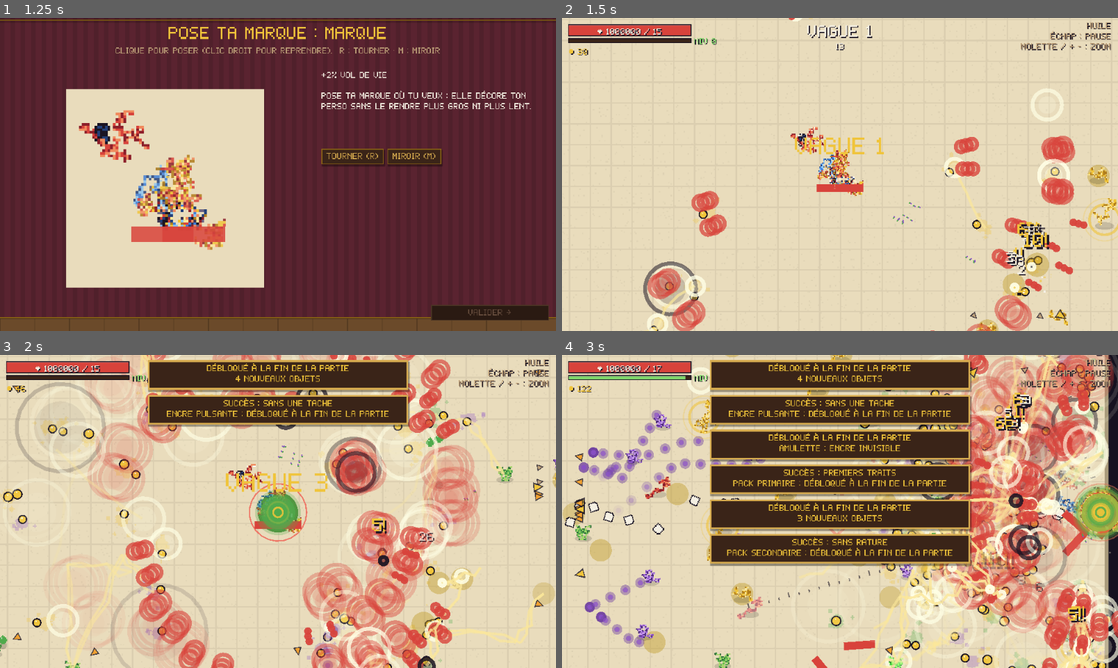
Above: before the commit, frames 1-4 (two rows, left to right).
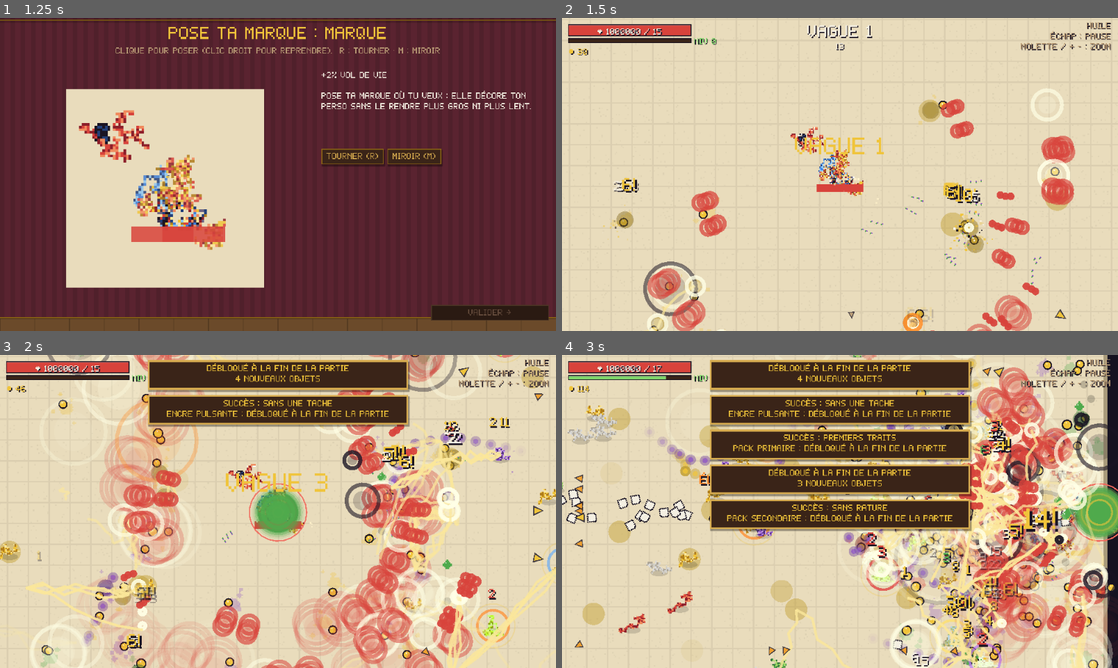
Above: after the commit, the same moments.

Repository: Vltbcq/VowelGame
Game: Godot game, scene res://tests/selftest.tscn
Same seed, same stepped clock (60 frames per second), same inputs: the game is played once before the commit and once after it. This scene is started directly instead of the project's main scene.
Inputs (mouse positions are in pixels of both pictures, inside the frame that each line leads up to):
- Up to frame 1 (1.25 s): tap Enter at 0.5 s; drag from (239, 187) to (333, 105) at 0.52 s
- Up to frame 2 (1.5 s): drag from (728, 190) to (812, 237) at 1.27 s
- Up to frame 3 (2 s): no input
- Up to frame 4 (3 s): move the mouse to (895, 442) at 2.02 s; hold D 2.03-2.75 s; tap P at 2.1 s; drag from (812, 574) to (673, 464) at 2.77 s

Frame 1 is identical in both runs. In frame 2, 5.5% of the frame differs, in the area x 7-100%, y 0-100%; in frame 3, 33%; in frame 4, 41%, in the area x 0-100%, y 0-100%.

Commit message:
Difficultés : tireurs qui anticipent, élites à pouvoirs, flaques, fureur des boss
- Aquarelle+ : Crachoir, Scinde, Éclaboussure et Craie visent là où tu vas
- Huile+ : chaque élite a un pouvoir (Bouclier, Rapide, Vampire, Explosive, Invocatrice),
  aura colorée + nom à l'apparition ; les ennemis tués laissent une flaque qui ralentit 3 s
- Chef-d'œuvre : sous 25 % de PV, les boss entrent en FUREUR (attaques +35 % plus fréquentes,
  +1/3 de projectiles dans les salves en cercle)
- Descriptions des difficultés et README ; test difftest

Co-Authored-By: Claude Opus 5.5 <noreply@anthropic.com>

Diff:
--- a/scripts/autoload/meta.gd
+++ b/scripts/autoload/meta.gd
@@ -11,9 +11,9 @@
 const DIFFICULTIES := [
 	{"name": "Esquisse", "desc": "Déjà pas facile.", "hp": 1.0, "dmg": 1.0, "spawn": 1.0, "reward": 1.0},
 	{"name": "Croquis", "desc": "Ennemis plus coriaces. Les élites arrivent.", "hp": 1.3, "dmg": 1.2, "spawn": 1.15, "reward": 1.3},
-	{"name": "Aquarelle", "desc": "Plus d'ennemis, plus rapides.", "hp": 1.7, "dmg": 1.45, "spawn": 1.3, "reward": 1.6},
-	{"name": "Huile", "desc": "Les ennemis frappent très fort.", "hp": 2.2, "dmg": 1.75, "spawn": 1.45, "reward": 2.0},
-	{"name": "Chef-d'œuvre", "desc": "Seuls les vrais artistes survivent.", "hp": 2.9, "dmg": 2.1, "spawn": 1.6, "reward": 2.5},
+	{"name": "Aquarelle", "desc": "Plus d'ennemis, plus rapides. Les tireurs visent où tu vas.", "hp": 1.7, "dmg": 1.45, "spawn": 1.3, "reward": 1.6},
+	{"name": "Huile", "desc": "Les ennemis frappent très fort. Élites à pouvoirs, taches qui ralentissent.", "hp": 2.2, "dmg": 1.75, "spawn": 1.45, "reward": 2.0},
+	{"name": "Chef-d'œuvre", "desc": "Seuls les vrais artistes survivent. Les boss entrent en fureur.", "hp": 2.9, "dmg": 2.1, "spawn": 1.6, "reward": 2.5},
 ]
 
 const DEFAULT_SETTINGS := {"volume": 0.8, "fullscreen": false, "speed": 1.0, "zoom": 1.5, "tips": true}
--- a/scripts/game/arena.gd
+++ b/scripts/game/arena.gd
@@ -411,6 +411,13 @@
 
 
 func spawn_enemy_now(id: String, pos: Vector2, small: bool, elite := false) -> Enemy:
+	var e0 := _spawn_enemy_raw(id, pos, small, elite)
+	if e0 and e0.power != "":
+		float_text(pos + Vector2(0, -20), "ÉLITE " + String(Enemy.TRAITS[e0.power][0]), e0.power_color())
+	return e0
+
+
+func _spawn_enemy_raw(id: String, pos: Vector2, small: bool, elite := false) -> Enemy:
 	if not Run.enemy_art.has(id):
 		id = "tache"
 		if not Run.enemy_art.has(id):
@@ -678,6 +685,20 @@
 	Sfx.play("kill")
 	var col: Color = Pal.main_color(e.element) if e.element > 0 else Pal.SHADES[0][1]
 	_splat(e.position, e.radius, col)
+	# Huile et plus : l'ennemi laisse une petite flaque qui ralentit
+	if Run.difficulty >= 3 and not e.is_boss and not e.small:
+		add_hazard(e.position, e.radius * 0.8 + 3.0, 3.0, 0.7, 0.0, col.darkened(0.3))
+	# Élite explosive : elle explose peu après sa mort
+	if e.power == "explosive":
+		var bp := e.position
+		var bdmg: float = e.dmg   # comme un coup de contact
+		explosion(bp, 46.0, Color(1.0, 0.55, 0.15, 0.35), true)   # avertissement : toute la zone
+		_after(0.45, func():
+			if ended:
+				return
+			explosion(bp, 46.0, Color(1.0, 0.55, 0.15, 0.9))
+			if bp.distance_to(player.position) < 46.0 + player.radius:
+				player.take_hit(bdmg, 0, null))
 	# Éclaboussure d'encre (plus grosse pour les élites et les boss)
 	var big := e.is_boss or e.elite
 	burst(e.position, col, 40 if e.is_boss else (18 if e.elite else 8), 150.0 if big else 90.0)
--- a/scripts/game/enemy.gd
+++ b/scripts/game/enemy.gd
@@ -21,6 +21,10 @@
 var is_boss := false
 var small := false
 var elite := false
+var power := ""             # Huile+ : pouvoir de l'élite (shield, fast, vampire, explosive, summoner)
+var shield_up := false      # élite « bouclier » : ignore le premier coup
+var summon_cd := 0.0        # élite « invocatrice »
+var frenzy_on := false      # Chef-d'œuvre : boss en fureur sous 25 % de PV
 var contact := true
 var body: Node2D
 var sprite: Sprite2D
@@ -101,6 +105,16 @@
 	hp = max_hp
 	dmg = def.dmg * wave_dmg * d.dmg * (1.3 if elite else 1.0)
 	speed = def.spd * randf_range(0.9, 1.1) * (1.1 if Run.difficulty >= 2 else 1.0)
+	# Huile et plus : chaque élite a un pouvoir
+	if elite and Run.difficulty >= 3:
+		power = TRAITS.keys().pick_random()
+		match power:
+			"shield":
+				shield_up = true
+			"fast":
+				speed *= 1.3
+			"summoner":
+				summon_cd = 3.0
 	if is_boss:
 		# Les boss frappent plus fort et bougent plus vite que leurs stats de base
 		dmg *= BOSS_DMG
@@ -123,6 +137,39 @@
 	mirror_mode = randi_range(1, 2) if small else 0
 
 
+## Pouvoirs des élites (Huile et plus) : [nom affiché, couleur de l'aura]
+const TRAITS := {
+	"shield": ["BOUCLIER", Color("5aa8ff")],
+	"fast": ["RAPIDE", Color("ffe066")],
+	"vampire": ["VAMPIRE", Color("e03a3a")],
+	"explosive": ["EXPLOSIVE", Color("ff8a2a")],
+	"summoner": ["INVOCATRICE", Color("b06aff")],
+}
+
+
+func power_color() -> Color:
+	return TRAITS[power][1] if power != "" else Pal.ACCENT
+
+
+## Chef-d'œuvre : sous 25 % de PV, le boss entre en fureur (2e colère).
+func _frenzy() -> bool:
+	return is_boss and Run.difficulty >= 4 and hp < max_hp * 0.25
+
+
+## Aquarelle et plus : les tireurs visent là où tu VAS (t = temps de vol du tir).
+func _lead(t_fly: float) -> Vector2:
+	var p := arena.target_pos()
+	if Run.difficulty >= 2 and not is_boss:
+		p += arena.player_vel() * t_fly
+	return p
+
+
+func _lead_dir(bullet_speed: float) -> Vector2:
+	var d0 := arena.target_pos().distance_to(position)
+	var d := (_lead(d0 / maxf(1.0, bullet_speed)) - position)
+	return d.normalized() if d.length() > 0.01 else Vector2.RIGHT
+
+
 func _draw() -> void:
 	draw_set_transform(Vector2(0, radius * 0.9), 0.0, Vector2(1.0, 0.4))
 	draw_circle(Vector2.ZERO, radius + 2, Color(0, 0, 0, 0.15))
@@ -130,7 +177,9 @@
 		# Aura des élites
 		draw_set_transform(Vector2.ZERO, 0.0, Vector2.ONE)
 		var pulse := 0.5 + 0.5 * sin(t * 6.0)
-		draw_arc(Vector2.ZERO, radius + 5.0 + pulse * 2.0, 0.0, TAU, 28, Color(Pal.ACCENT, 0.35 + pulse * 0.4), 2.0)
+		draw_arc(Vector2.ZERO, radius + 5.0 + pulse * 2.0, 0.0, TAU, 28, Color(power_color(), 0.35 + pulse * 0.4), 2.0)
+		if shield_up:
+			draw_arc(Vector2.ZERO, radius + 3.0, 0.0, TAU, 24, Color(0.6, 0.8, 1.0, 0.8), 2.0)
 		draw_arc(Vector2.ZERO, radius + 9.0 + pulse * 3.0, 0.0, TAU, 28, Color(ink_col, 0.25), 1.0)
 	if ink_t > 0.0:
 		# Encre de Chine : taches noires sur l'ennemi marqué
@@ -188,6 +237,23 @@
 		mult = 0.0
 	hop_h = 0.0
 
+	# Chef-d'œuvre : boss en fureur = attaques plus rapprochées
+	var bd := delta
+	if _frenzy():
+		bd = delta * 1.35
+		if not frenzy_on:
+			frenzy_on = true
+			arena.float_text(position + Vector2(0, -44), "FUREUR !", Pal.BAD)
+			arena.shake(8.0)
+			Sfx.play("boss")
+		flash = maxf(flash, 0.25 if int(t * 10.0) % 2 == 0 else 0.0)
+	# Élite invocatrice : appelle des petits
+	if power == "summoner":
+		summon_cd -= delta
+		if summon_cd <= 0.0:
+			summon_cd = 5.0
+			for k in 2:
+				arena.spawn_enemy_now(id, position + Vector2.from_angle(randf() * TAU) * (radius + 12.0), true)
 	match def.beh:
 		"hop":
 			v = _hop(delta * mult, dirp)
@@ -208,13 +274,13 @@
 			if dead:
 				return
 		"b_rature":
-			v = _boss_rature(delta, dirp, dist)
+			v = _boss_rature(bd, dirp, dist)
 		"b_critique":
-			v = _boss_critique(delta, dirp)
+			v = _boss_critique(bd, dirp)
 		"b_muse":
-			v = _boss_muse(delta, dirp, dist)
+			v = _boss_muse(bd, dirp, dist)
 		"b_toile":
-			v = _boss_toile(delta, dirp, dist)
+			v = _boss_toile(bd, dirp, dist)
 		"pin":
 			v = _pin(delta * mult, dirp, dist)
 		"chalk":
@@ -230,11 +296,11 @@
 		"equation":
 			v = _equation(delta * mult, dirp)
 		"b_prof":
-			v = _boss_prof(delta, dirp, dist)
+			v = _boss_prof(bd, dirp, dist)
 		"b_copy":
-			v = _boss_copy(delta, dirp, dist)
+			v = _boss_copy(bd, dirp, dist)
 		"b_ink":
-			v = _boss_ink(delta, dirp, dist)
+			v = _boss_ink(bd, dirp, dist)
 
 	# Séparation entre ennemis
 	if not is_boss and def.beh != "dvd":
@@ -347,6 +413,12 @@
 func hurt(amount: float, crit := false, kb := Vector2.ZERO, el := 0) -> void:
 	if dead:
 		return
+	if shield_up:
+		shield_up = false   # élite « bouclier » : le premier coup est bloqué
+		flash = 1.0
+		arena.float_text(position + Vector2(0, -16), "BLOQUÉ", Color("5aa8ff"))
+		queue_redraw()
+		return
 	if mark_t > 0.0:
 		amount *= (1.5 if arena.syn.has(Pal.ARCANE) else 1.25) + 0.15 * Run.amulet_count("grimoire")
 	if state == "jam":
@@ -447,7 +519,7 @@
 	cd -= delta
 	if cd <= 0.0 and dist < 320.0:
 		cd = 2.6
-		arena.lob(self, arena.player.position, 1.1)
+		arena.lob(self, _lead(1.1), 1.1)
 	cd2 -= delta
 	if cd2 <= 0.0:
 		cd2 = randf_range(6.0, 8.0)
@@ -510,7 +582,7 @@
 	cd -= delta
 	if cd <= 0.0:
 		cd = randf_range(2.5, 3.5)
-		_shoot(dirp, 0.8)
+		_shoot(_lead_dir(140.0 * 0.8), 0.8)
 		Sfx.play("enemy_shot")
 	var to := target - position
 	if to.length() < 4.0:
@@ -533,8 +605,9 @@
 	cd -= delta
 	if cd <= 0.0:
 		cd = 2.5
+		var aim := _lead_dir(140.0)
 		for k in [-1, 0, 1]:
-			_shoot(dirp.rotated(k * 0.3), 1.0)
+			_shoot(aim.rotated(k * 0.3), 1.0)
 		Sfx.play("enemy_shot")
 	return ((target - position) * 4.0).limit_length(speed * 1.6)
 
@@ -886,6 +959,8 @@
 
 
 func _ring(n: int, offset := 0.0, speed_mult := 1.0) -> void:
+	if _frenzy():
+		n += ceili(n / 3.0)   # fureur : un tiers de projectiles en plus
 	for i in n:
 		_shoot(Vector2.from_angle(offset + TAU * i / n), speed_mult)
 	Sfx.play("enemy_shot")
--- a/scripts/game/player.gd
+++ b/scripts/game/player.gd
@@ -132,7 +132,11 @@
 
 	for e in arena.near(position, radius + 1.0):
 		if e.contact:
+			var before := hp
 			take_hit(e.dmg, e.element, e)
+			if e.power == "vampire" and hp < before:
+				e.hp = minf(e.max_hp, e.hp + (before - hp) * 4.0)   # élite vampire
+				arena.float_text(e.position + Vector2(0, -16), "+%d" % roundi((before - hp) * 4.0), Color("e03a3a"))
 			break
 	for w in weapons:
 		w.tick(delta)
--- a/scripts/game/projectile.gd
+++ b/scripts/game/projectile.gd
@@ -42,7 +42,10 @@
 		hang -= delta
 		rotation += 6.0 * delta
 		if hang <= 0.0:
-			vel = (arena.player.position - position).normalized() * hang_speed
+			var tgt := arena.player.position
+			if Run.difficulty >= 2:
+				tgt += arena.player_vel() * (position.distance_to(tgt) / hang_speed)   # Aquarelle+ : visent où tu vas
+			vel = (tgt - position).normalized() * hang_speed
 		elif hostile and position.distance_to(arena.player.position) < radius + arena.player.radius:
 			arena.player.take_hit(dmg, element, null)
 			return false
--- /dev/null
+++ b/tests/difftest.gd
@@ -0,0 +1,166 @@
+extends Node
+## Test des règles de difficulté : tireurs qui anticipent (Aquarelle), élites à pouvoirs et flaques
+## (Huile), fureur des boss (Chef-d'œuvre).
+## Godot --path . res://tests/difftest.tscn [-- <dossier de captures>]
+
+var fails := 0
+
+
+func _check(ok: bool, what: String) -> void:
+	print(("OK   " if ok else "FAIL ") + what)
+	if not ok:
+		fails += 1
+
+
+func _ready() -> void:
+	Meta.no_save = true
+	Meta.settings = Meta.settings.duplicate()
+	Meta.settings.tips = false
+	var args := OS.get_cmdline_user_args()
+	await get_tree().process_frame
+
+	# --- Aquarelle : les tireurs visent où tu vas
+	for d in [0, 2]:
+		var arena := _arena(d, 6)
+		arena.player.vel = Vector2(100, 0)
+		var e: Enemy = arena.spawn_enemy_now("crachoir", arena.player.position + Vector2(0, -150), false)
+		var aim := e._lead(1.0)
+		var off := aim - arena.player.position
+		if d == 0:
+			_check(off.length() < 0.1, "Esquisse : tir visé sur le joueur")
+		else:
+			_check(off.distance_to(Vector2(100, 0)) < 0.1, "Aquarelle : tir visé 1 s en avance (%s)" % off)
+		arena.queue_free()
+		await get_tree().process_frame
+
+	# --- Huile : pouvoirs des élites, flaques
+	var ar := _arena(3, 6)
+	var seen := {}
+	for k in 60:
+		var el: Enemy = ar.spawn_enemy_now("tache", Vector2(40 + (k % 10) * 50, 60 + (k / 10) * 45), false, true)
+		seen[el.power] = true
+	_check(seen.size() == 5 and not seen.has(""), "Huile : chaque élite a un pouvoir (%s)" % [seen.keys()])
+	if args.size() > 0:
+		for f in 20:
+			ar._process(1.0 / 60.0)
+		await RenderingServer.frame_post_draw
+		get_viewport().get_texture().get_image().save_png(args[0] + "/elites_pouvoirs.png")
+	for e in ar.enemies.duplicate():
+		ar.kill_enemy(e)
+	ar.queue_free()
+	await get_tree().process_frame
+	ar = _arena(3, 6)
+	# bouclier
+	var sh := _elite(ar, "shield")
+	var hp0 := sh.hp
+	sh.hurt(5.0)
+	var hp1 := sh.hp
+	sh.hurt(5.0)
+	_check(hp1 == hp0 and sh.hp < hp0, "Bouclier : 1er coup bloqué, 2e passe")
+	# vampire
+	var va := _elite(ar, "vampire")
+	va.hp = va.max_hp * 0.5
+	var vh := va.hp
+	va.position = ar.player.position
+	ar.player.inv = 0.0
+	ar.player.god = false
+	ar._rebuild_grid()
+	ar.player.tick(1.0 / 60.0)
+	_check(va.hp > vh, "Vampire : se soigne en te touchant (%.0f → %.0f)" % [vh, va.hp])
+	va.position = Vector2(30, 30)
+	# invocatrice
+	var su := _elite(ar, "summoner")
+	su.position = Vector2(600, 350)
+	var n0 := ar.enemies.size()
+	for f in 60 * 4:
+		ar.player.inv = 999.0
+		su.hp = su.max_hp
+		ar._process(1.0 / 60.0)
+	_check(ar.enemies.filter(func(e): return e.small).size() >= 2, "Invocatrice : appelle des petits")
+	# explosive
+	var ex := _elite(ar, "explosive")
+	ex.position = ar.player.position + Vector2(20, 0)
+	ar.player.inv = 0.0
+	ar.player.st = ar.player.st.duplicate()
+	ar.player.st.dodge = 0.0   # pas d'esquive pour le test
+	ar.player.hp = ar.player.max_hp
+	var php := ar.player.hp
+	ar.kill_enemy(ex)
+	await get_tree().create_timer(0.7).timeout
+	_check(ar.player.hp < php, "Explosive : explose après sa mort (PV %.0f → %.0f)" % [php, ar.player.hp])
+	# flaques
+	var hz0 := ar.hazards.size()
+	var nor: Enemy = ar.spawn_enemy_now("tache", Vector2(500, 60), false)
+	ar.kill_enemy(nor)
+	_check(ar.hazards.size() > hz0, "Huile : l'ennemi tué laisse une flaque qui ralentit")
+	ar.queue_free()
+	await get_tree().process_frame
+	ar = _arena(1, 6)
+	var hz1 := ar.hazards.size()
+	ar.kill_enemy(ar.spawn_enemy_now("tache", Vector2(500, 60), false))
+	_check(ar.hazards.size() == hz1, "Croquis : pas de flaque")
+	var elc: Enemy = ar.spawn_enemy_now("tache", Vector2(400, 60), false, true)
+	_check(elc.elite and elc.power == "", "Croquis : élite sans pouvoir")
+	ar.queue_free()
+	await get_tree().process_frame
+
+	# --- Chef-d'œuvre : fureur des boss
+	for d in [3, 4]:
+		ar = _arena(d, 5)
+		var b: Enemy = ar.spawn_enemy_now("rature", Vector2(320, 100), false)
+		b.hp = b.max_hp * 0.2
+		var nb := ar.bullets.size()
+		b._ring(12)
+		var shot: int = ar.bullets.size() - nb
+		if d == 3:
+			_check(not b._frenzy() and shot == 12, "Huile : pas de fureur (%d tirs)" % shot)
+		else:
+			_check(b._frenzy() and shot == 16, "Chef-d'œuvre : FUREUR sous 25 %% (%d tirs au lieu de 12)" % shot)
+		ar.queue_free()
+		await get_tree().process_frame
+	Run.active = false
+	print("DIFF : %d échec(s)" % fails)
+	get_tree().quit(1 if fails else 0)
+
+
+func _elite(ar: Arena, power: String) -> Enemy:
+	var e: Enemy
+	while true:
+		e = ar.spawn_enemy_now("tache", Vector2(300, 300), false, true)
+		if e.power == power:
+			return e
+		ar.kill_enemy(e)
+	return e
+
+
+func _arena(diff: int, wave: int) -> Arena:
+	Run.start(diff, 1)
+	Run.wave = wave
+	Run.boss_plan = {5: "rature", 10: "critique", 15: "toile"}
+	Run.set_character(_blob(32, 180), "")
+	Run.set_weapon_art("epee", 1, _blob(32, 90), "", null, "")
+	for id in EnemyDB.TYPES:
+		var d: Dictionary = EnemyDB.TYPES[id]
+		Run.set_enemy_art(id, _blob(d.canvas, int(d.canvas * d.canvas * 0.3)), "")
+		Run.set_elite_art(id, _blob(d.canvas, int(d.canvas * d.canvas * 0.4)), "")
+		if d.get("shoots", false):
+			Run.auto_eproj(id)
+	Run.recompute()
+	var arena := Arena.new()
+	add_child(arena)
+	for e in arena.enemies.duplicate():
+		arena.kill_enemy(e)
+	arena.time_left = 999.0
+	arena.player.inv = 999.0
+	return arena
+
+
+func _blob(size: int, px: int) -> Image:
+	var img := Image.create_empty(size, size, false, Image.FORMAT_RGBA8)
+	var c := Vector2(size / 2.0, size / 2.0)
+	var r := minf(sqrt(px / PI), size / 2.0)
+	for y in size:
+		for x in size:
+			if Vector2(x + 0.5, y + 0.5).distance_to(c) <= r:
+				img.set_pixel(x, y, Pal.SHADES[1][1])
+	return img
--- /dev/null
+++ b/tests/difftest.tscn
@@ -0,0 +1,6 @@
+[gd_scene load_steps=2 format=3]
+
+[ext_resource type="Script" path="res://tests/difftest.gd" id="1"]
+
+[node name="DiffTest" type="Node"]
+script = ExtResource("1")
Not shown, changed: README.md
